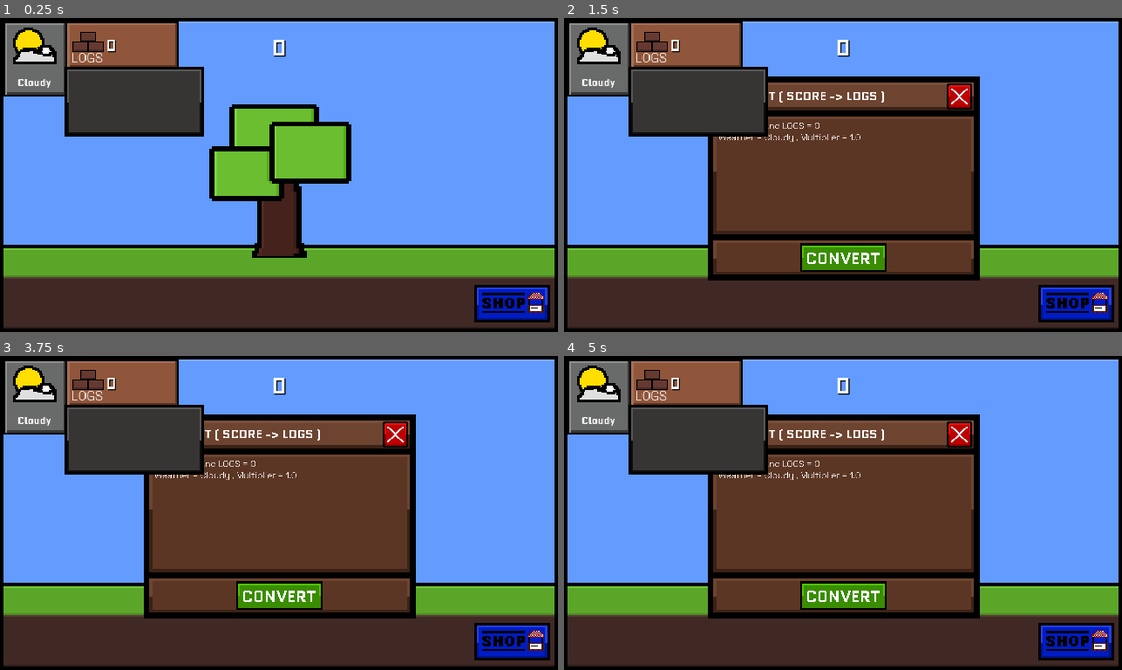
Above: before the commit, frames 1-4 (two rows, left to right).
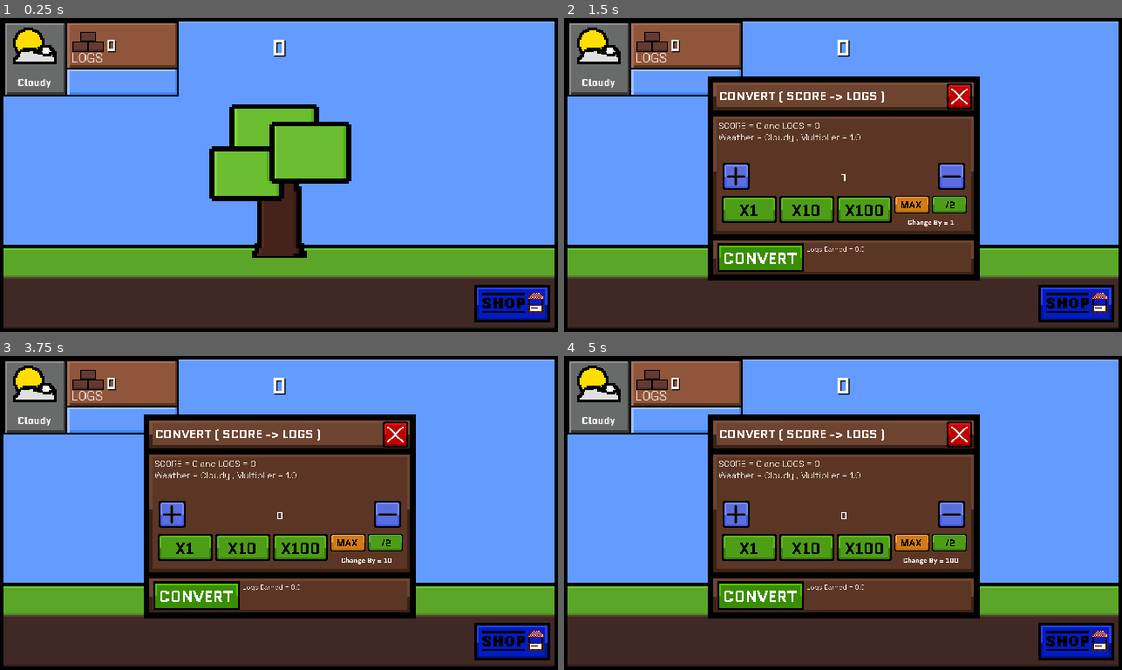
Above: after the commit, the same moments.

Repository: d3V-E/Tree-Game
Game: Godot game, scene res://scenes/main_game.tscn
Two runs of this game, one before a commit and one after it. Both use one fixed random seed, a clock stepped at 60 frames per second and the inputs below.
Inputs (mouse positions are in pixels of both pictures, inside the frame that each line leads up to):
- Up to frame 1 (0.25 s): no input
- Up to frame 2 (1.5 s): click (653, 36) at 0.5 s; click (736, 175) at 1.27 s
- Up to frame 3 (3.75 s): click (385, 513) at 2.02 s; click (184, 547) at 2.77 s; click (245, 547) at 3.52 s
- Up to frame 4 (5 s): click (865, 547) at 4.27 s

The runs differ from the first frame. In frame 1, 5.4% of the frame differs, in the area x 11-37%, y 15-38%; in frame 2, 12%; in frame 3, 12%; in frame 4, 12%, in the area x 11-73%, y 15-81%.

Commit message:
Update 4

Diff:
--- a/scenes/main_game.tscn
+++ b/scenes/main_game.tscn
@@ -16,7 +16,14 @@
 [ext_resource type="Texture2D" uid="uid://bgb21a51lb2pk" path="res://assets/weather/Rain.png" id="11_vnsdt"]
 [ext_resource type="Texture2D" uid="uid://5lgao53anued" path="res://assets/Confirm Convert.png" id="12_o6v7o"]
 [ext_resource type="Texture2D" uid="uid://bijdd3lyg2qw1" path="res://assets/SHOP Button.png" id="16_ihbck"]
+[ext_resource type="Texture2D" uid="uid://bfownvbj287l2" path="res://assets/plus.png" id="16_ikqpi"]
+[ext_resource type="Texture2D" uid="uid://nmvc1l58um5n" path="res://assets/minus.png" id="17_cybgu"]
 [ext_resource type="Texture2D" uid="uid://jbh5t1ie0rxb" path="res://assets/Blank.png" id="17_vnsdt"]
+[ext_resource type="Texture2D" uid="uid://ctl0jp00juewf" path="res://assets/x1.png" id="18_wdxbp"]
+[ext_resource type="Texture2D" uid="uid://bq1o0ksximywn" path="res://assets/x2.png" id="19_on6n6"]
+[ext_resource type="Texture2D" uid="uid://b5e16n1e2dsmt" path="res://assets/x3.png" id="20_x3ega"]
+[ext_resource type="Texture2D" uid="uid://dtldlbpdpfn7t" path="res://assets/MAX.png" id="21_dcudo"]
+[ext_resource type="Texture2D" uid="uid://h45oywd6tkwo" path="res://assets/half.png" id="22_307no"]
 
 [node name="Main game" type="Node2D" unique_id=2099000414]
 script = ExtResource("1_0rdsr")
@@ -63,6 +70,7 @@
 stretch_mode = 0
 
 [node name="SaveUPD" type="Timer" parent="CanvasLayer/Tree" unique_id=372278506]
+wait_time = 0.5
 autostart = true
 
 [node name="Stats" type="Sprite2D" parent="CanvasLayer" unique_id=1987372472]
@@ -161,10 +169,10 @@
 anchor_top = 0.5
 anchor_right = 0.5
 anchor_bottom = 0.5
-offset_left = -526.923
-offset_top = -108.97427
-offset_right = -273.07703
-offset_bottom = -24.358917
+offset_left = -770.5127
+offset_top = -108.97421
+offset_right = -516.66675
+offset_bottom = -24.358856
 grow_horizontal = 2
 grow_vertical = 2
 texture_normal = ExtResource("12_o6v7o")
@@ -178,6 +186,93 @@
 theme_override_fonts/normal_font = ExtResource("8_70vka")
 theme_override_font_sizes/normal_font_size = 26
 text = "EXAMPLE"
+
+[node name="Amnt" type="RichTextLabel" parent="CanvasLayer/Convert" unique_id=1087883999]
+offset_left = -109.40173
+offset_top = 194.8718
+offset_right = 367.52136
+offset_bottom = 271.7949
+theme_override_fonts/normal_font = ExtResource("8_70vka")
+theme_override_font_sizes/normal_font_size = 20
+text = "EXAMPLE"
+
+[node name="plus" type="TextureButton" parent="CanvasLayer/Convert" unique_id=1546821516]
+offset_left = -355.55566
+offset_top = -46.15384
+offset_right = -276.0685
+offset_bottom = 33.333313
+texture_normal = ExtResource("16_ikqpi")
+stretch_mode = 0
+
+[node name="minus" type="TextureButton" parent="CanvasLayer/Convert" unique_id=25296450]
+offset_left = 277.77783
+offset_top = -46.15384
+offset_right = 357.265
+offset_bottom = 33.333313
+texture_normal = ExtResource("17_cybgu")
+stretch_mode = 0
+
+[node name="xone" type="TextureButton" parent="CanvasLayer/Convert" unique_id=1068375242]
+offset_left = -358.1197
+offset_top = 51.28189
+offset_right = -196.68384
+offset_bottom = 131.99982
+texture_normal = ExtResource("18_wdxbp")
+stretch_mode = 0
+
+[node name="xten" type="TextureButton" parent="CanvasLayer/Convert" unique_id=714506627]
+offset_left = -188.88892
+offset_top = 51.281982
+offset_right = -27.453064
+offset_bottom = 131.99991
+texture_normal = ExtResource("19_on6n6")
+stretch_mode = 0
+
+[node name="xhundred" type="TextureButton" parent="CanvasLayer/Convert" unique_id=1181483716]
+offset_left = -19.658173
+offset_top = 51.281967
+offset_right = 141.77768
+offset_bottom = 131.9999
+texture_normal = ExtResource("20_x3ega")
+stretch_mode = 0
+
+[node name="max" type="TextureButton" parent="CanvasLayer/Convert" unique_id=1151357578]
+offset_left = 149.5726
+offset_top = 51.281967
+offset_right = 252.13693
+offset_bottom = 102.56413
+texture_normal = ExtResource("21_dcudo")
+stretch_mode = 0
+
+[node name="half" type="TextureButton" parent="CanvasLayer/Convert" unique_id=623595262]
+offset_left = 259.82907
+offset_top = 51.282074
+offset_right = 362.39316
+offset_bottom = 102.56412
+texture_normal = ExtResource("22_307no")
+stretch_mode = 0
+
+[node name="Ctext" type="RichTextLabel" parent="CanvasLayer/Convert" unique_id=55563052]
+offset_left = -268.3761
+offset_top = -46.15384
+offset_right = 270.08545
+offset_bottom = 33.333344
+theme_override_fonts/normal_font = ExtResource("5_ipu61")
+theme_override_font_sizes/normal_font_size = 50
+text = "0"
+horizontal_alignment = 1
+vertical_alignment = 1
+
+[node name="Change" type="RichTextLabel" parent="CanvasLayer/Convert" unique_id=1083594567]
+offset_left = 152.13669
+offset_top = 110.25644
+offset_right = 362.39316
+offset_bottom = 148.71793
+theme_override_fonts/normal_font = ExtResource("10_wjob3")
+theme_override_font_sizes/normal_font_size = 20
+text = "EXAMPLE"
+horizontal_alignment = 1
+vertical_alignment = 1
 
 [node name="Shop" type="TextureButton" parent="CanvasLayer" unique_id=1647174120]
 anchors_preset = -1
@@ -193,6 +288,7 @@
 stretch_mode = 0
 
 [node name="Weather Info" type="Sprite2D" parent="CanvasLayer" unique_id=848353339]
+visible = false
 position = Vector2(154, 96)
 scale = Vector2(1.3333334, 1.3333334)
 texture = ExtResource("17_vnsdt")
@@ -207,5 +303,19 @@
 [connection signal="button_up" from="CanvasLayer/Convert/Close Convert" to="." method="_on_close_convert_button_up"]
 [connection signal="button_down" from="CanvasLayer/Convert/Convert Confirm" to="." method="_on_convert_confirm_button_down"]
 [connection signal="button_up" from="CanvasLayer/Convert/Convert Confirm" to="." method="_on_convert_confirm_button_up"]
+[connection signal="button_down" from="CanvasLayer/Convert/plus" to="." method="_on_plus_button_down"]
+[connection signal="button_up" from="CanvasLayer/Convert/plus" to="." method="_on_plus_button_up"]
+[connection signal="button_down" from="CanvasLayer/Convert/minus" to="." method="_on_minus_button_down"]
+[connection signal="button_up" from="CanvasLayer/Convert/minus" to="." method="_on_minus_button_up"]
+[connection signal="button_down" from="CanvasLayer/Convert/xone" to="." method="_on_xone_button_down"]
+[connection signal="button_up" from="CanvasLayer/Convert/xone" to="." method="_on_xone_button_up"]
+[connection signal="button_down" from="CanvasLayer/Convert/xten" to="." method="_on_xten_button_down"]
+[connection signal="button_up" from="CanvasLayer/Convert/xten" to="." method="_on_xten_button_up"]
+[connection signal="button_down" from="CanvasLayer/Convert/xhundred" to="." method="_on_xhundred_button_down"]
+[connection signal="button_up" from="CanvasLayer/Convert/xhundred" to="." method="_on_xhundred_button_up"]
+[connection signal="button_down" from="CanvasLayer/Convert/max" to="." method="_on_max_button_down"]
+[connection signal="button_up" from="CanvasLayer/Convert/max" to="." method="_on_max_button_up"]
+[connection signal="button_down" from="CanvasLayer/Convert/half" to="." method="_on_half_button_down"]
+[connection signal="button_up" from="CanvasLayer/Convert/half" to="." method="_on_half_button_up"]
 [connection signal="button_down" from="CanvasLayer/Shop" to="." method="_on_shop_button_down"]
 [connection signal="button_up" from="CanvasLayer/Shop" to="." method="_on_shop_button_up"]
--- a/scripts/main_game.gd
+++ b/scripts/main_game.gd
@@ -13,6 +13,17 @@
 @onready var rain: Sprite2D = $CanvasLayer/Stats/Rain
 @onready var cloud: Sprite2D = $CanvasLayer/Stats/Cloudy
 @onready var shopopen: TextureButton = $CanvasLayer/Shop
+@onready var xone:TextureButton = $CanvasLayer/Convert/xone
+@onready var xten:TextureButton = $CanvasLayer/Convert/xten
+@onready var xhundred: TextureButton = $CanvasLayer/Convert/xhundred
+@onready var xmax : TextureButton = $CanvasLayer/Convert/max
+@onready var xhalf: TextureButton = $CanvasLayer/Convert/half
+@onready var xplus: TextureButton = $CanvasLayer/Convert/plus
+@onready var xminus : TextureButton = $CanvasLayer/Convert/minus
+
+
+
+
 
 
 
@@ -20,6 +31,9 @@
 var wood = 0
 var weather = "Nothing"
 var weathermulti = 1.0
+var change = 1
+var converttext = 0
+
 
 var rarities = {"Cloudy" : 1000,
 				"Sunny" : 500,
@@ -85,6 +99,13 @@
 	closeconvert.pivot_offset = closeconvert.size / 2
 	convertconfirm.pivot_offset = convertconfirm.size / 2
 	shopopen.pivot_offset = shopopen.size / 2
+	xplus.pivot_offset = xplus.size / 2
+	xminus.pivot_offset = xminus.size / 2
+	xone.pivot_offset = xone.size / 2
+	xten.pivot_offset = xten.size / 2
+	xhundred.pivot_offset = xhundred.size / 2
+	xmax.pivot_offset = xmax.size / 2
+	xhalf.pivot_offset = xhalf.size / 2
 	$CanvasLayer/Score.text = str(score)
 	$"CanvasLayer/Stats/Log Count".text = str(wood)
 	hconverttree()
@@ -95,8 +116,11 @@
 
 func sconverttree():
 	convertdg.visible = true
+	change = 1
+	converttext = 0
 	$CanvasLayer/Convert/Info.text = "SCORE = " + str(score) + " and LOGS = " + str(wood) + "\nWeather = " + str(weather) + " , Multiplier = " + str(weathermulti)
-
+	$CanvasLayer/Convert/Change.text = "Change By = " + str(change)
+	$CanvasLayer/Convert/Ctext.text = str(converttext)
 
 
 func hconverttree():
@@ -132,6 +156,7 @@
 	$CanvasLayer/Score.text = str(score)
 	$"CanvasLayer/Stats/Log Count".text = str(wood)
 	save_data()
+	$CanvasLayer/Convert/Amnt.text = "Logs Earned = " + str(converttext * weathermulti)
 
 
 
@@ -166,6 +191,10 @@
 	var tween = get_tree().create_tween()
 	tween.tween_property(convertconfirm , "scale" , Vector2(1 , 1), .1)
 	$CanvasLayer/Convert/Info.text = "SCORE = " + str(score) + " and LOGS = " + str(wood) + "\nWeather = " + str(weather) + " , Multiplier = " + str(weathermulti)
+	score -= converttext
+	wood += (converttext * weathermulti)
+	converttext = 0
+	$CanvasLayer/Convert/Ctext.text = str(converttext)
 
 
 
@@ -246,3 +275,137 @@
 func _on_shop_button_up():
 	var tween = get_tree().create_tween()
 	tween.tween_property(shopopen , "scale" , Vector2(1 , 1), .1)
+
+
+
+
+
+func _on_plus_button_down():
+	var tween = get_tree().create_tween()
+	tween.tween_property(xplus , "scale", Vector2(.9 , .9),.1)
+
+
+
+
+
+
+func _on_plus_button_up():
+	var tween = get_tree().create_tween()
+	tween.tween_property(xplus , "scale" ,Vector2(1,1),.1)
+	if score >= converttext:
+		converttext += change
+		$CanvasLayer/Convert/Ctext.text = str(converttext)
+
+
+
+
+
+
+
+func _on_minus_button_down():
+	var tween = get_tree().create_tween()
+	tween.tween_property(xminus , "scale" , Vector2(.9 , .9),.1)
+
+
+
+
+
+func _on_minus_button_up():
+	var tween = get_tree().create_tween()
+	tween.tween_property(xminus , "scale" , Vector2(1 , 1) , .1)
+	if converttext >= change:
+		converttext -= change
+		$CanvasLayer/Convert/Ctext.text = str(converttext)
+
+
+
+
+
+func _on_xone_button_down():
+	var tween = get_tree().create_tween()
+	tween.tween_property(xone , "scale" , Vector2(.9 , .9) , .1)
+
+
+
+
+
+func _on_xone_button_up():
+	var tween = get_tree().create_tween()
+	tween.tween_property(xone , "scale" , Vector2(1 , 1),.1)
+	change = 1
+	$CanvasLayer/Convert/Change.text = "Change By = " + str(change)
+
+
+
+
+
+func _on_xten_button_down():
+	var tween = get_tree().create_tween()
+	tween.tween_property(xten , "scale" , Vector2(.9 , .9) ,.1)
+
+
+
+
+
+
+func _on_xten_button_up():
+	var tween = get_tree().create_tween()
+	tween.tween_property(xten , "scale" , Vector2(1 , 1) , .1)
+	change = 10
+	$CanvasLayer/Convert/Change.text = "Change By = " + str(change)
+
+
+
+
+
+func _on_xhundred_button_down():
+	var tween = get_tree().create_tween()
+	tween.tween_property(xhundred , "scale" , Vector2(.9 , .9) , .1)
+
+
+
+
+
+
+func _on_xhundred_button_up():
+	var tween = get_tree().create_tween()
+	tween.tween_property(xhundred , "scale" , Vector2(1 , 1) ,.1)
+	change = 100
+	$CanvasLayer/Convert/Change.text = "Change By = " + str(change)
+
+
+
+
+
+func _on_max_button_down():
+	var tween = get_tree().create_tween()
+	tween.tween_property(xmax , "scale" , Vector2(.9 ,.9),.1)
+
+
+
+
+
+func _on_max_button_up():
+	var tween = get_tree().create_tween()
+	tween.tween_property(xmax , "scale" , Vector2(1 , 1), .1)
+	change = score
+	$CanvasLayer/Convert/Change.text = "Change By = " + str(change)
+
+
+
+
+
+func _on_half_button_down():
+	var tween = get_tree().create_tween()
+	tween.tween_property(xhalf , "scale" , Vector2(.9 ,.9) , .1)
+
+
+
+
+
+
+func _on_half_button_up():
+	var tween = get_tree().create_tween()
+	tween.tween_property(xhalf , "scale" , Vector2(1 , 1) ,.1)
+	change = (score / 2)
+	$CanvasLayer/Convert/Change.text = "Change By = " + str(change)
Binary file added: assets/MAX.png
Not shown, added: assets/MAX.png.import
Binary file added: assets/half.png
Not shown, added: assets/half.png.import
Binary file added: assets/minus.png
Not shown, added: assets/minus.png.import
Binary file added: assets/plus.png
Not shown, added: assets/plus.png.import
Binary file added: assets/x1.png
Not shown, added: assets/x1.png.import
Binary file added: assets/x2.png
Not shown, added: assets/x2.png.import
(and 4 more such lines)
